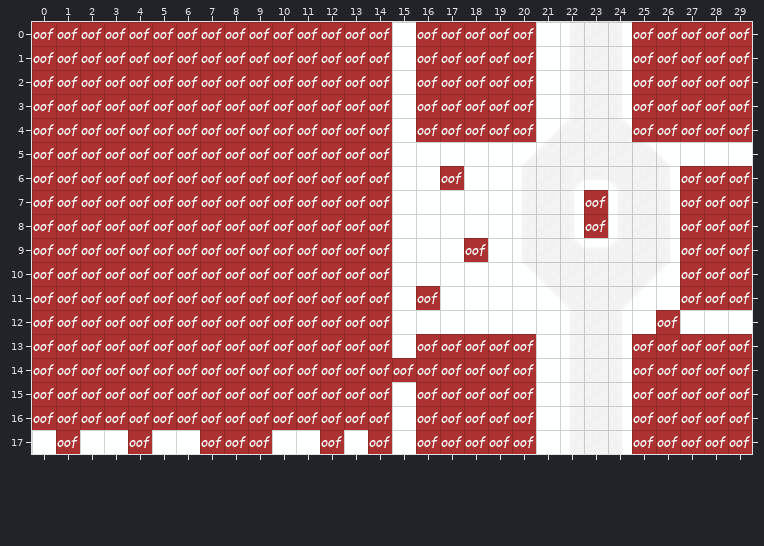
Tiled map, stored at Assets/Maps/RR_01.tmx. The picture above was drawn from the file before the commit.
Cells are 64x64 px. Shown: x 0..29, y 0..17.
After:
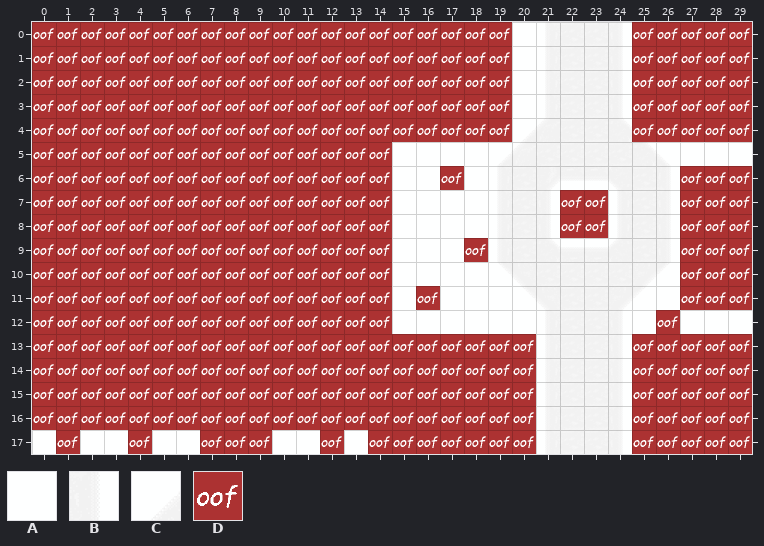
Key: from "BackgroundTileset": A 0, B 121, C 145; from "SpecialTileset": D 0.
_ is an empty cell, # one hidden under a higher layer.
Tiles of an added or newly shown layer are drawn over the layers below it.
From old to new:
{"where": "layer \"Snow\" (added)"}
{"y":0,"x":20,"old":"_","new":"A"}
{"y":1,"x":20,"old":"_","new":"A"}
{"y":2,"x":20,"old":"_","new":"A"}
{"y":3,"x":20,"old":"_","new":"A"}
{"where": "layer \"Background\""}
{"y":0,"x":20,"old":"#","new":"_"}
{"y":1,"x":20,"old":"#","new":"_"}
{"y":2,"x":20,"old":"#","new":"_"}
{"y":3,"x":20,"old":"#","new":"_"}
{"y":4,"x":20,"old":"#","new":"C"}
{"y":7,"x":22,"old":"B","new":"#"}
{"y":8,"x":22,"old":"B","new":"#"}
{"where": "layer \"Obstacles\""}
{"y":0,"x":15,"old":"_","new":"D"}
{"y":0,"x":20,"old":"D","new":"_"}
{"y":1,"x":15,"old":"_","new":"D"}
{"y":1,"x":20,"old":"D","new":"_"}
{"y":2,"x":15,"old":"_","new":"D"}
{"y":2,"x":20,"old":"D","new":"_"}
{"y":3,"x":15,"old":"_","new":"D"}
{"y":3,"x":20,"old":"D","new":"_"}
{"y":4,"x":15,"old":"_","new":"D"}
{"y":4,"x":20,"old":"D","new":"_"}
{"y":7,"x":22,"old":"_","new":"D"}
{"y":8,"x":22,"old":"_","new":"D"}
{"y":13,"x":15,"old":"_","new":"D"}
{"y":15,"x":15,"old":"_","new":"D"}
{"y":16,"x":15,"old":"_","new":"D"}
{"y":17,"x":15,"old":"_","new":"D"}
{"label":"added","picture_box":[392,22,416,142]}
{"label":"changed","picture_box":[512,22,536,142]}
{"label":"changed","picture_box":[560,190,584,238]}
{"label":"added","picture_box":[392,334,416,358]}
{"label":"added","picture_box":[392,382,416,454]}
